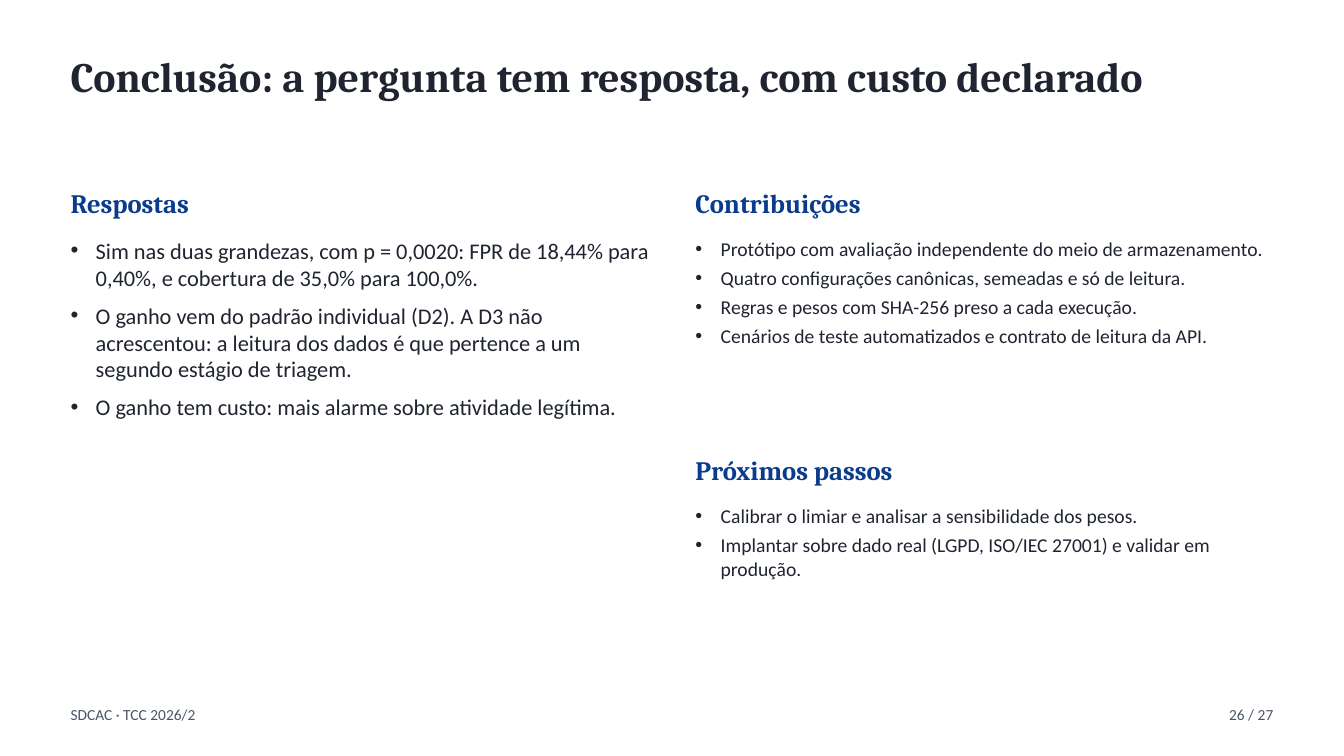
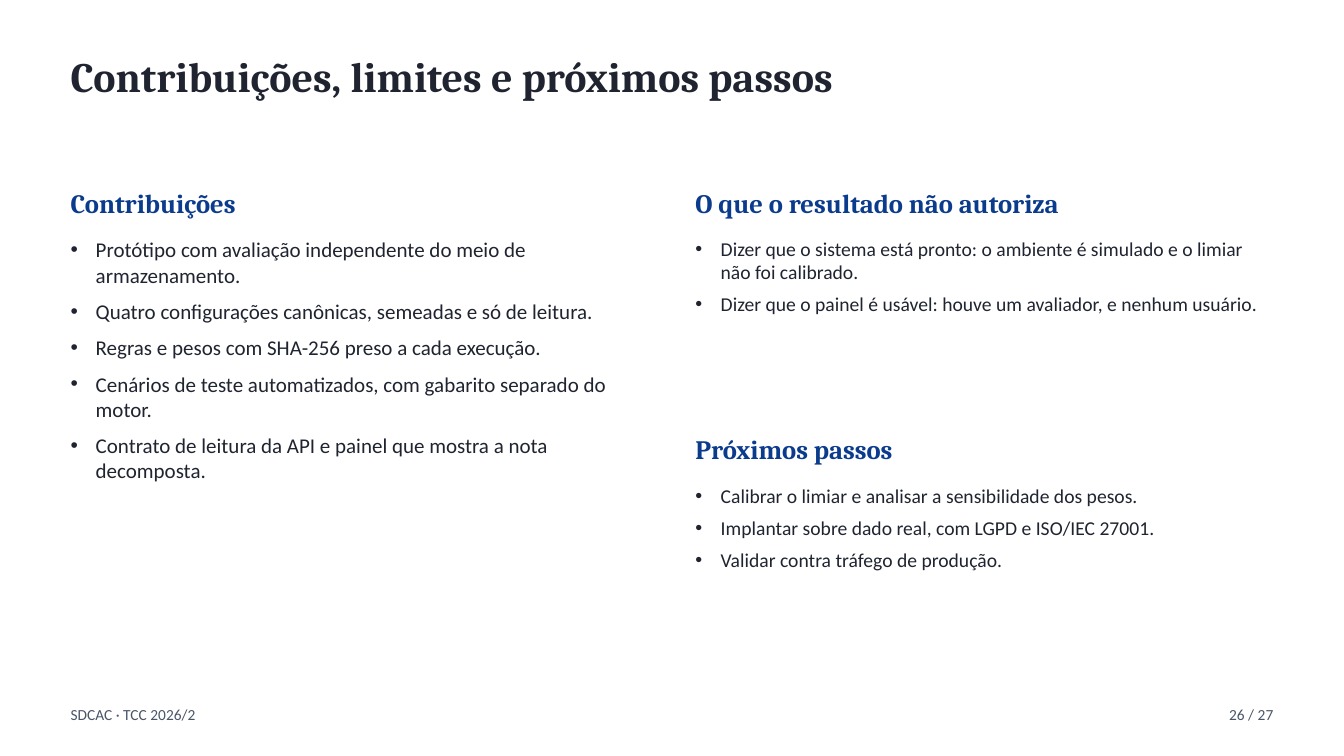
Before and after one commit to Codexrocks/TCC_SDCAC, a slide deck: slide 26 of apresentacao/apresentacao-sdcac.pptx. Drawn at 1344x756 pixels with LibreOffice and Linux fonts; fonts in the diff are those of the drawing. Boxes give left, top, right and bottom in pixels: in the first picture for what was removed or moved away, otherwise in the second. Text is boxed around its words. In the diff, an @@ line names an element or a change of style, - is before the commit and + after.

```diff
--- a/apresentacao/apresentacao-sdcac.pptx
+++ b/apresentacao/apresentacao-sdcac.pptx
@@ text at (71,62,832,101): text changed @@
-Conclusão: a pergunta tem resposta, com custo declarado
+Contribuições, limites e próximos passos
@@ text at (71,194,236,219): text changed @@
-Respostas
+Contribuições
@@ text at (695,194,1059,219): text changed @@
-Contribuições
+O que o resultado não autoriza
@@ text at (96,242,606,482): text changed; size 16 to 15 pt @@
-• Sim nas duas grandezas, com p = 0,0020: FPR de 18,44% para 0,40%, e cobertura de 35,0% para 100,0%.
-• O ganho vem do padrão individual (D2). A D3 não acrescentou: a leitura dos dados é que pertence a um segundo estágio de triagem.
-• O ganho tem custo: mais alarme sobre atividade legítima.
+• Protótipo com avaliação independente do meio de armazenamento.
+• Quatro configurações canônicas, semeadas e só de leitura.
+• Regras e pesos com SHA-256 preso a cada execução.
+• Cenários de teste automatizados, com gabarito separado do motor.
+• Contrato de leitura da API e painel que mostra a nota decomposta.
@@ text at (721,242,1256,314): text changed @@
-• Protótipo com avaliação independente do meio de armazenamento.
-• Quatro configurações canônicas, semeadas e só de leitura.
-• Regras e pesos com SHA-256 preso a cada execução.
-• Cenários de teste automatizados e contrato de leitura da API.
+• Dizer que o sistema está pronto: o ambiente é simulado e o limiar não foi calibrado.
+• Dizer que o painel é usável: houve um avaliador, e nenhum usuário.
@@ text "Próximos passos": place and size @@
-text "Próximos passos" at (695,461,893,486)
+text "Próximos passos" at (695,440,893,465)
@@ text "Calibrar o limiar e analisar ...": place and size @@
-text "Calibrar o limiar e analisar ..." at (721,509,1209,580)
+text "Calibrar o limiar e analisar ..." at (721,489,1155,571)
@@ text at (721,489,1138,506): more space between paragraphs @@
@@ text at (721,521,1155,571): text changed @@
-• Implantar sobre dado real (LGPD, ISO/IEC 27001) e validar em produção.
+• Implantar sobre dado real, com LGPD e ISO/IEC 27001.
+• Validar contra tráfego de produção.
```
Also in this commit, not shown: 2 other slides changed, 1 slide added, 1 slide removed, 15 other files.
